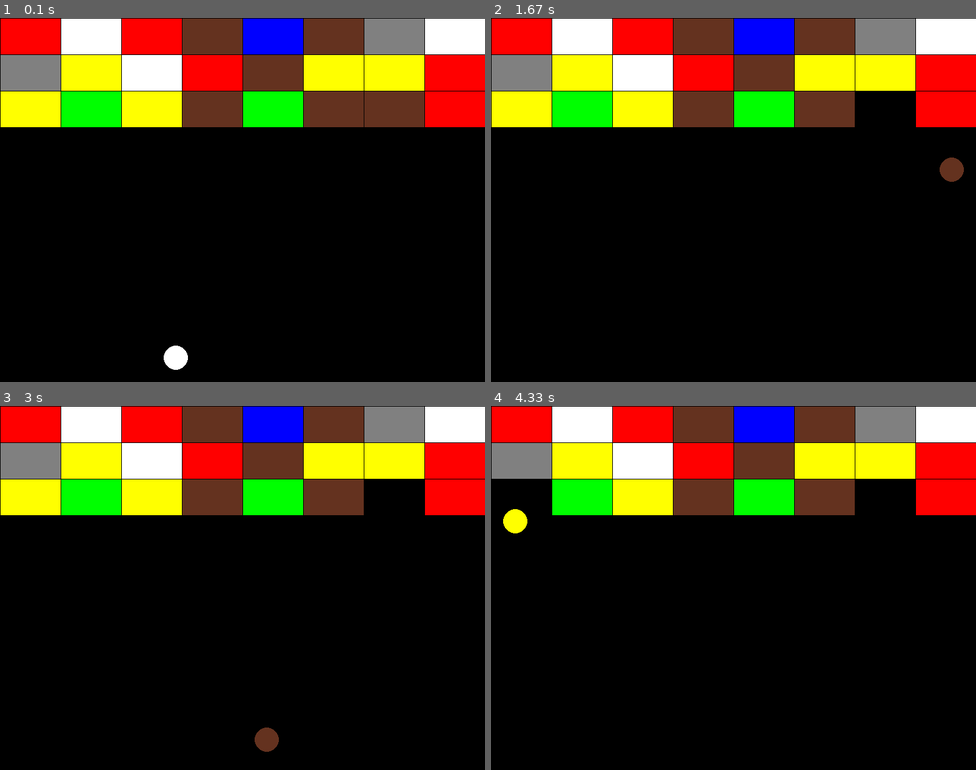
Above: before the commit, frames 1-4 (two rows, left to right).
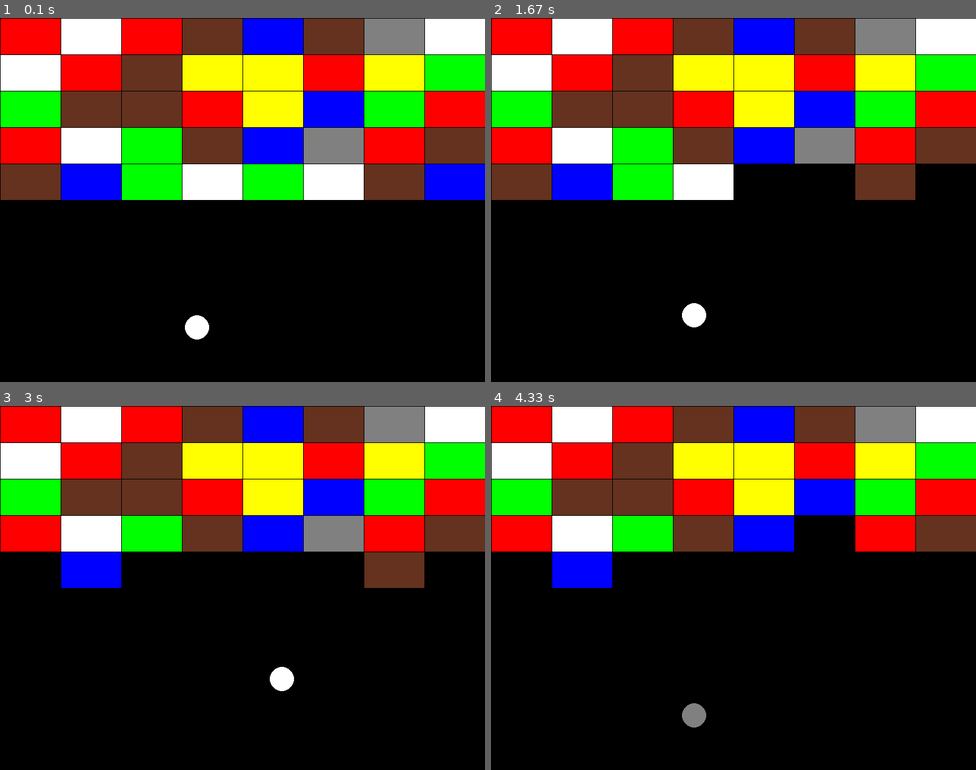
Above: after the commit, the same moments.

Repository: an-2-an/pygame
Game: pygame game, started from arkanoid/arkanoid.py
The game is run twice, just before and just after one commit, with the same random seed, the same clock (stepped at 60 frames per second) and the same inputs.
Inputs:
- Up to frame 1 (0.1 s): no input
- Up to frame 2 (1.67 s): no input
- Up to frame 3 (3 s): no input
- Up to frame 4 (4.33 s): no input

The runs differ from the first frame. In frame 1, 37% of the frame differs, in the area x 0-100%, y 10-97%; in frame 2, 33%; in frame 3, 30%; in frame 4, 27%.

Commit message:
Update arkanoid.py

Diff:
--- a/arkanoid/arkanoid.py
+++ b/arkanoid/arkanoid.py
@@ -4,13 +4,14 @@
 SIZE = (800, 600)
 BLOCK_W = SIZE[0] // 8
 BLOCK_H = SIZE[1] // 10
+SPEED = (5, 10)
 
 x, y = random.randint(10, 70) * 10, SIZE[1] - 20
 
 pygame.init()
 screen = pygame.display.set_mode(SIZE)
 clock = pygame.time.Clock()
-TIMES = 30
+TIMES = 150
 run = True
 
 BLACK = ( 0, 0, 0)
@@ -42,8 +43,8 @@
 
 blocks = []
 
-for row in range(3):
-    for col in range(8):
+for row in range(5):
+    for col in range(10):
         blocks.append(Block(col * BLOCK_W, row * BLOCK_H, BLOCK_W, BLOCK_H))
 
 class Ball:
@@ -51,8 +52,7 @@
         self.radius = 20
         self.x = x
         self.y = y
-        self.vx = 10
-        self.vy = -10
+        self.vx, self.vy = SPEED
         self.color = WHITE
     def draw(self):
         pygame.draw.circle(screen, self.color, (self.x, self.y), self.radius)
@@ -89,6 +89,9 @@
             ball.color = block.color
             blocks.pop(blocks.index(block))
 
-    draw()
+    if len(blocks) == 0:
+        pass
+    else:
+        draw()
 
 pygame.quit()
